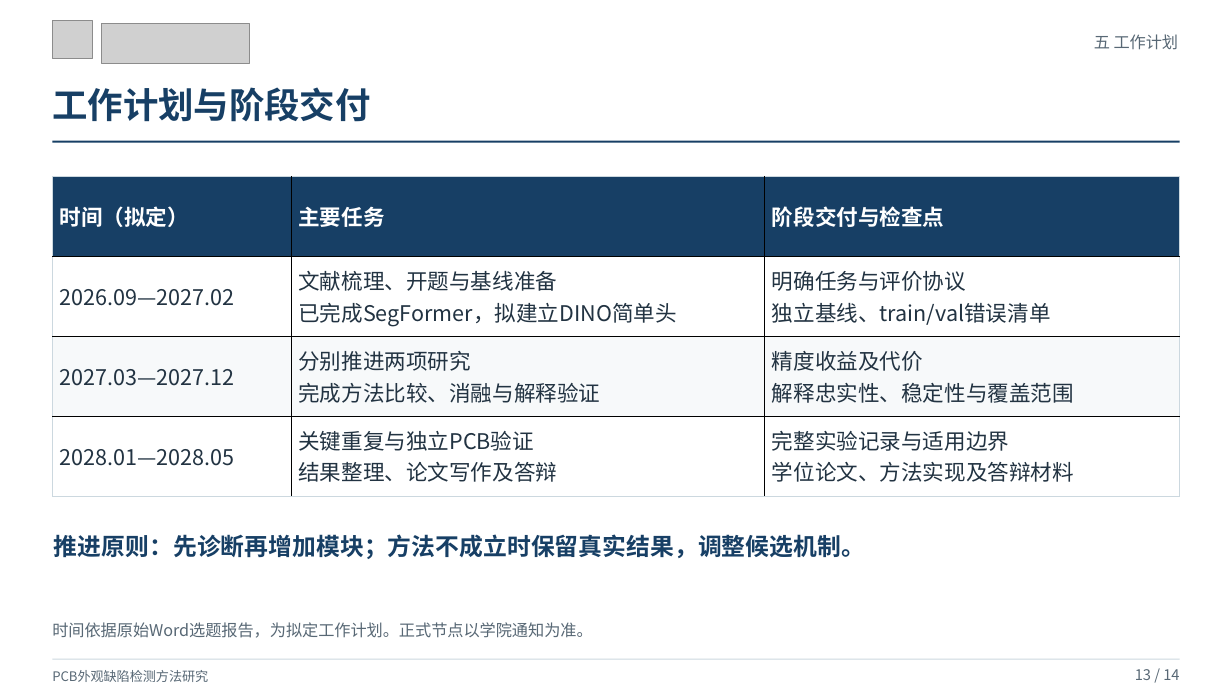
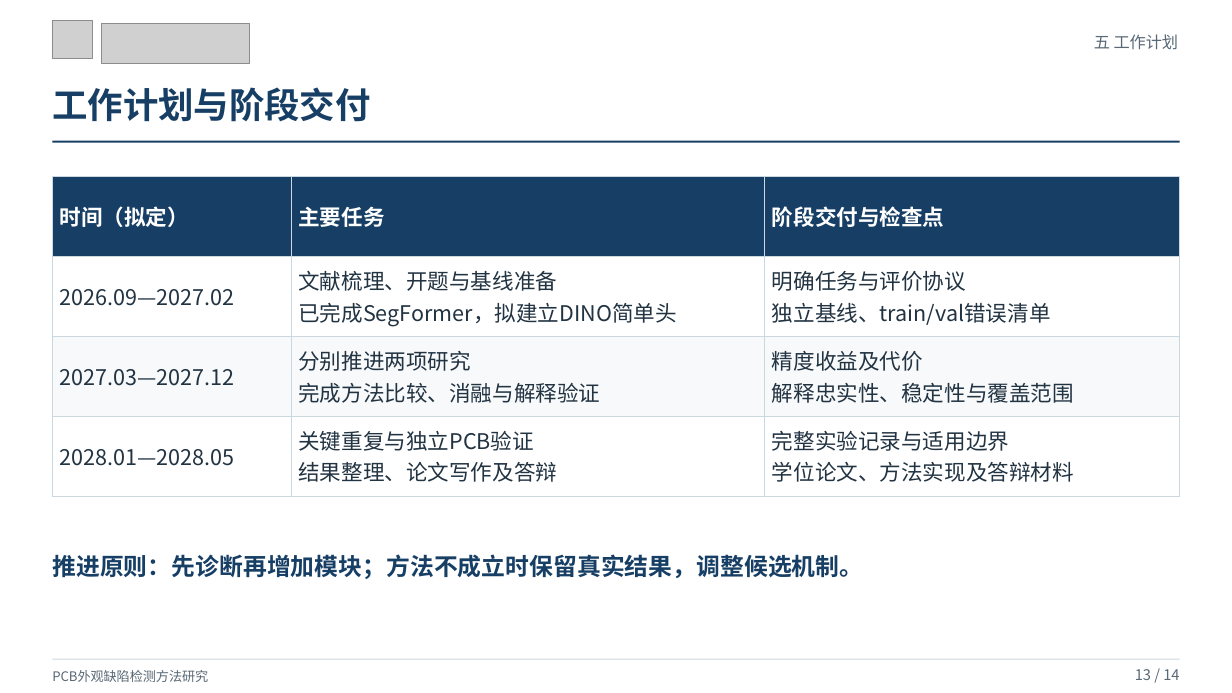
Before and after one commit to lrw-666/AI_Try, a slide deck: slide 13 of docs/presentations/pcb-thesis-proposal/pcb-thesis-proposal-optimized-20261118.pptx. Drawn at 1232x693 pixels with LibreOffice and Linux fonts; fonts in the diff are those of the drawing; grey boxes stand for pictures. Boxes give left, top, right and bottom in pixels: in the first picture for what was removed or moved away, otherwise in the second. Text is boxed around its words. In the diff, an @@ line names an element or a change of style, - is before the commit and + after.

```diff
--- a/docs/presentations/pcb-thesis-proposal/pcb-thesis-proposal-optimized-20261118.pptx
+++ b/docs/presentations/pcb-thesis-proposal/pcb-thesis-proposal-optimized-20261118.pptx
@@ table at (52, 177, 1180, 496) @@
@@ borders changed @@
@@ text "推进原则：先诊断再增加模块；方法不成立时保留真实结果，调整候选机制。": place and size @@
-text "推进原则：先诊断再增加模块；方法不成立时保留真实结果，调整候选机制。" at (54, 534, 865, 559)
+text "推进原则：先诊断再增加模块；方法不成立时保留真实结果，调整候选机制。" at (52, 554, 863, 579)
@@ text removed at (52, 622, 592, 638) @@
-时间依据原始Word选题报告，为拟定工作计划。正式节点以学院通知为准。
```
Also in this commit, not shown: 13 other slides changed, 2 other files.
